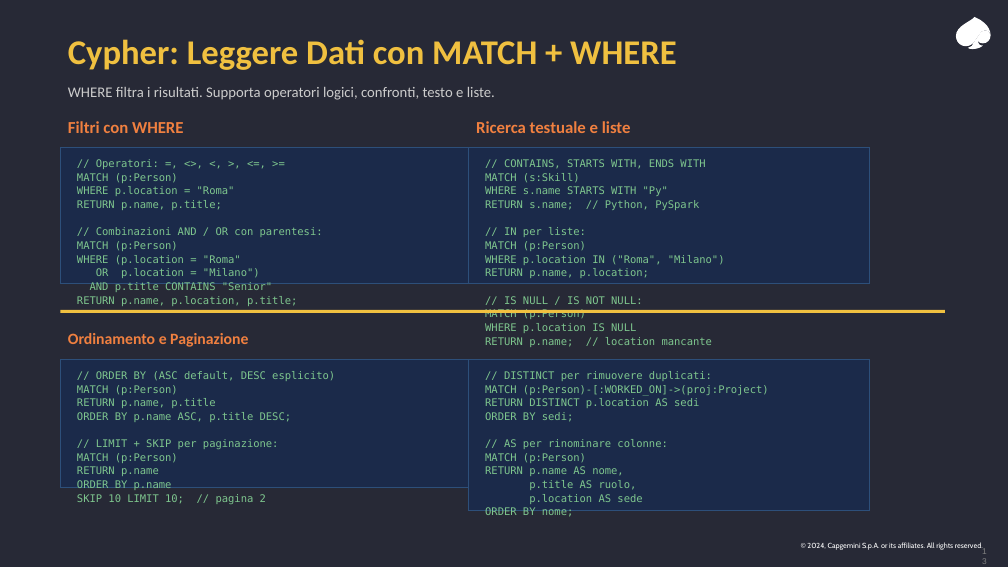
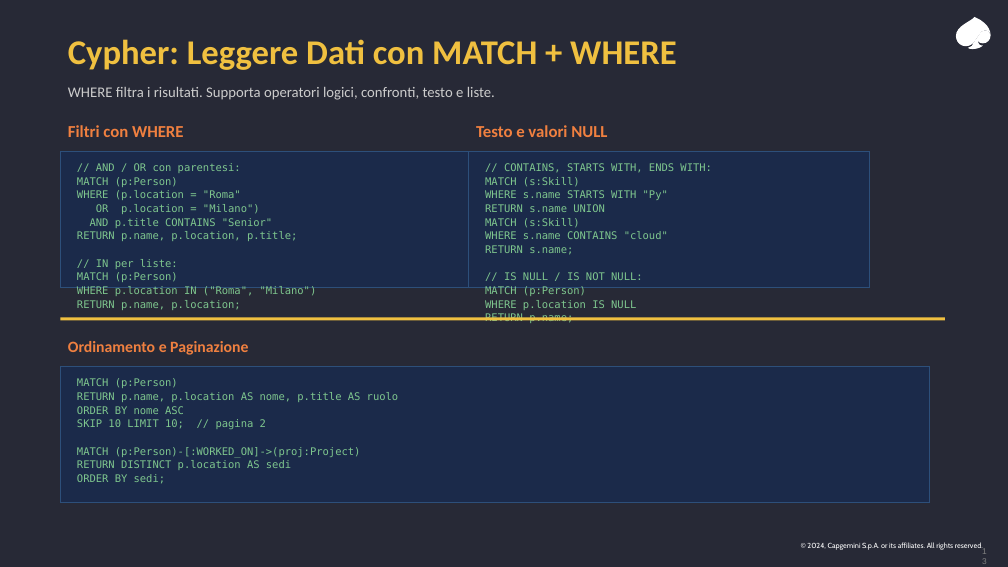
Before and after one commit to leobcc/neo4j-training-course-material, a slide deck: slide 13 of slides/session-01/session-01.pptx. Drawn at 1008x567 pixels with LibreOffice and Linux fonts; fonts in the diff are those of the drawing. Boxes give left, top, right and bottom in pixels: in the first picture for what was removed or moved away, otherwise in the second. Text is boxed around its words. In the diff, an @@ line names an element or a change of style, - is before the commit and + after.

```diff
--- a/slides/session-01/session-01.pptx
+++ b/slides/session-01/session-01.pptx
@@ text at <box>476,125,607,137</box>: text changed @@
-Ricerca testuale e liste
+Testo e valori NULL
@@ text at <box>96,163,241,173</box>: text changed @@
-// Operatori: =, <>, <, >, <=, >=
-MATCH (p:Person)
-WHERE p.location = "Roma"
-RETURN p.name, p.title;
-// Combinazioni AND / OR con parentesi:
+// AND / OR con parentesi:
@@ 2 rectangles, 1 text: place and size @@
-2 rectangles, 1 text at <box>60,121,870,284</box>
+2 rectangles, 1 text at <box>60,125,870,287</box>
@@ text at <box>504,163,712,173</box>: text changed @@
-// CONTAINS, STARTS WITH, ENDS WITH
+// CONTAINS, STARTS WITH, ENDS WITH:
@@ text at <box>485,204,668,255</box>: text changed @@
-RETURN s.name; // Python, PySpark
-// IN per liste:
-MATCH (p:Person)
-WHERE p.location IN ("Roma", "Milano")
-RETURN p.name, p.location;
+RETURN s.name UNION
+MATCH (s:Skill)
+WHERE s.name CONTAINS "cloud"
+RETURN s.name;
@@ text at <box>77,259,317,310</box>: paragraphs added @@
+// IN per liste:
+MATCH (p:Person)
+WHERE p.location IN ("Roma", "Milano")
+RETURN p.name, p.location;
@@ rectangle: place and size @@
-rectangle at <box>60,310,945,313</box>
+rectangle at <box>60,318,945,321</box>
@@ text at <box>485,313,573,324</box>: text changed @@
-RETURN p.name; // location mancante
+RETURN p.name;
@@ text "Ordinamento e Paginazione": place and size @@
-text "Ordinamento e Paginazione" at <box>68,333,248,347</box>
+text "Ordinamento e Paginazione" at <box>68,341,248,355</box>
@@ rectangle removed at <box>469,359,870,510</box> @@
@@ rectangle: place and size @@
-rectangle at <box>60,359,476,488</box>
+rectangle at <box>60,367,930,503</box>
@@ text "MATCH (p:Person)": place and size @@
-text "MATCH (p:Person)" at <box>77,371,335,504</box>
+text "MATCH (p:Person)" at <box>77,378,399,484</box>
@@ text at <box>96,371,335,381</box>: paragraph removed @@
-// ORDER BY (ASC default, DESC esplicito)
@@ text removed at <box>485,371,769,504</box> @@
-// DISTINCT per rimuovere duplicati:
-MATCH (p:Person)-[:WORKED_ON]->(proj:Project)
-RETURN DISTINCT p.location AS sedi
-ORDER BY sedi;
-// AS per rinominare colonne:
-MATCH (p:Person)
-RETURN p.name AS nome,
-p.title AS ruolo,
-p.location AS sede
-ORDER BY nome;
@@ text at <box>77,392,399,414</box>: text changed @@
-RETURN p.name, p.title
-ORDER BY p.name ASC, p.title DESC;
-// LIMIT + SKIP per paginazione:
-MATCH (p:Person)
-RETURN p.name
-ORDER BY p.name
+RETURN p.name, p.location AS nome, p.title AS ruolo
+ORDER BY nome ASC
@@ text at <box>77,447,361,484</box>: paragraphs added @@
+MATCH (p:Person)-[:WORKED_ON]->(proj:Project)
+RETURN DISTINCT p.location AS sedi
+ORDER BY sedi;
```
Also in this commit, not shown: 10 other slides changed.
